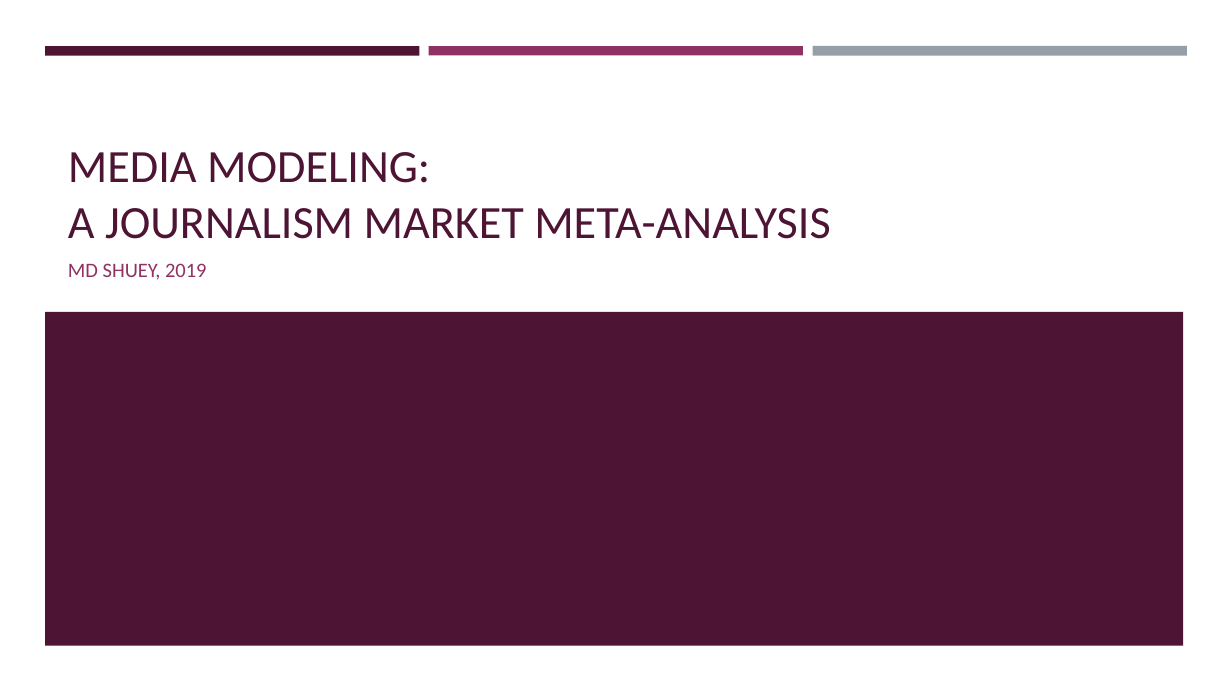
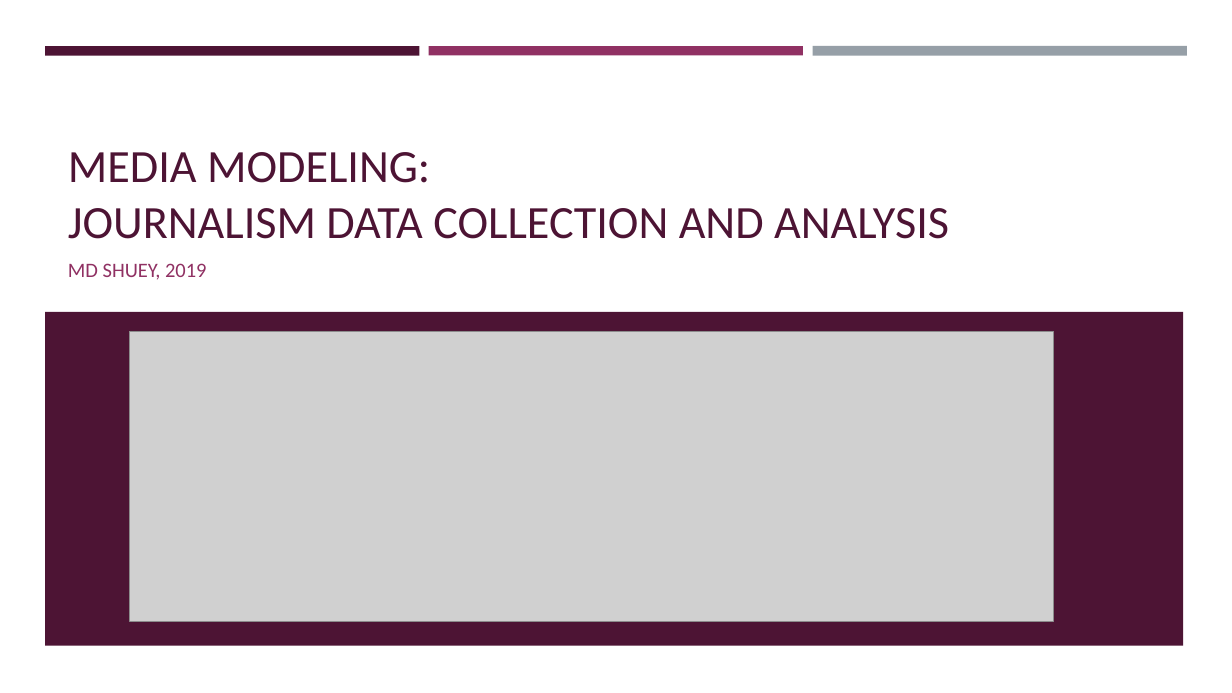
Before and after one commit to MDshuey/Portfolio, a slide deck: slide 1 of Part 1- Media Monitoring/MediaModeling.pptm. Drawn at 1232x693 pixels with LibreOffice and Linux fonts; fonts in the diff are those of the drawing; grey boxes stand for pictures. Boxes give left, top, right and bottom in pixels: in the first picture for what was removed or moved away, otherwise in the second. Text is boxed around its words. In the diff, an @@ line names an element or a change of style, - is before the commit and + after.

Commit message:
Presentation

```diff
--- a/Part 1- Media Monitoring/MediaModeling.pptm
+++ b/Part 1- Media Monitoring/MediaModeling.pptm
@@ title at (x1=68, y1=152, x2=949, y2=239): text changed @@
-MEDIA MODELING:
-A JOURNALISM MARKET META-ANALYSIS
+MEDIA MODELING:
+JOURNALISM DATA COLLECTION AND ANALYSIS
@@ picture added at (x1=129, y1=332, x2=1054, y2=622) @@
```
Also in this commit, not shown: 2 other slides changed, 3 slides added, 1 slide removed, 2 other files.
